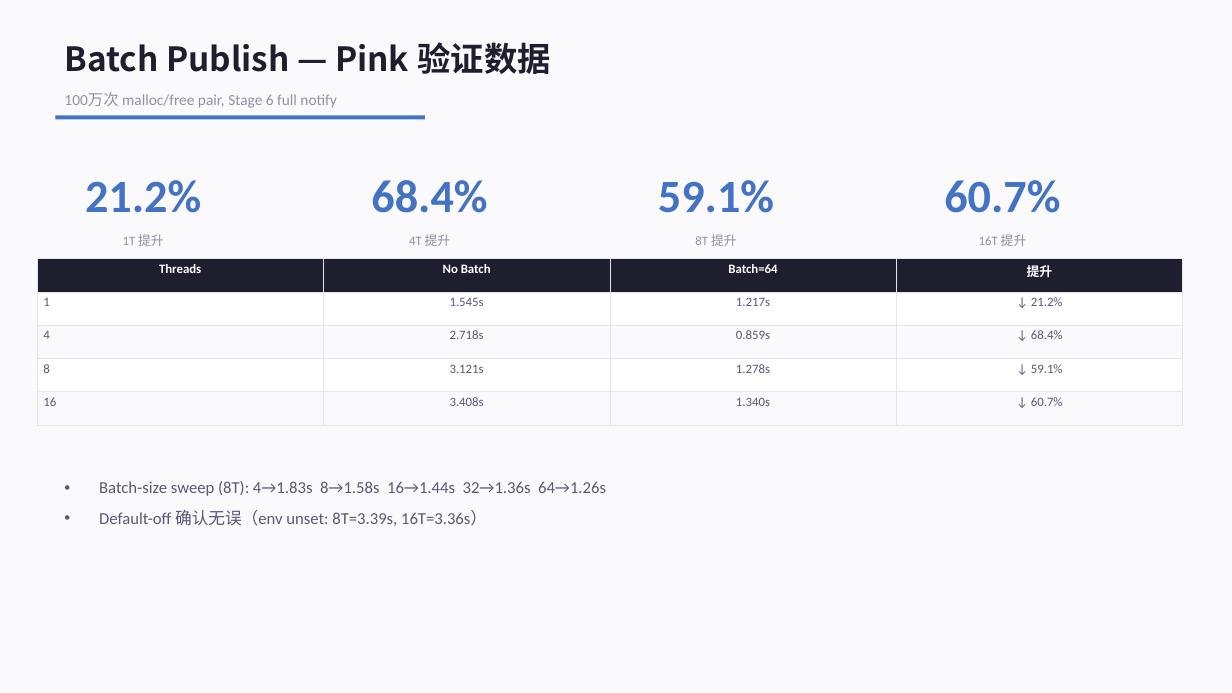
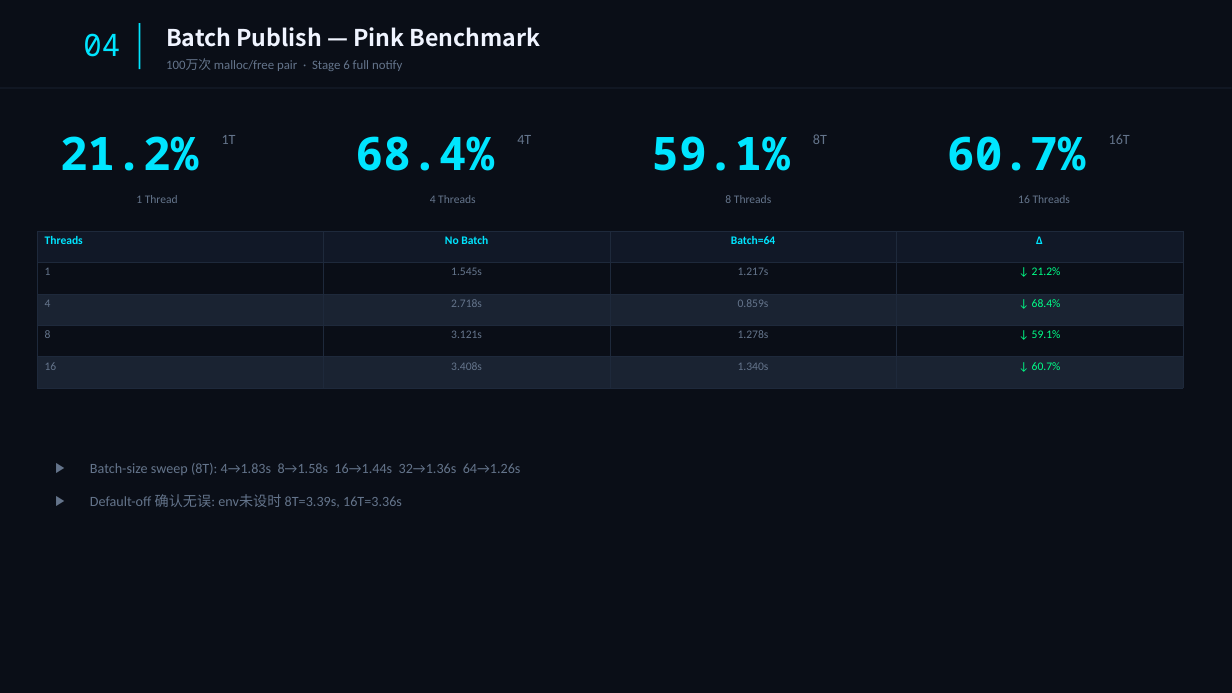
Before and after one commit to YiChiChen1106/Nativehook_linux_planb, a slide deck: slide 5 of presentation/native_hook_progress_2026-06-05.pptx. Drawn at 1232x693 pixels with LibreOffice and Linux fonts; fonts in the diff are those of the drawing. Boxes give left, top, right and bottom in pixels: in the first picture for what was removed or moved away, otherwise in the second. Text is boxed around its words. In the diff, an @@ line names an element or a change of style, - is before the commit and + after.

Commit message:
Redesign PPT v3: dark tech style with neon accents and Consolas

```diff
--- a/presentation/native_hook_progress_2026-06-05.pptx
+++ b/presentation/native_hook_progress_2026-06-05.pptx
@@ background #FAFAFC to #0A0E17 @@
@@ rectangle added at (x1=139, y1=23, x2=140, y2=69), fill #00E5FF @@
@@ text at (x1=166, y1=27, x2=541, y2=47): text changed; size 26 to 18 pt; text colour #1E1E2E to #F0F4FF @@
-Batch Publish — Pink 验证数据
+Batch Publish — Pink Benchmark
@@ text added at (x1=83, y1=33, x2=120, y2=57), 24 pt, text #00E5FF @@
+04
@@ text at (x1=166, y1=59, x2=402, y2=71): text changed; size 12 to 10 pt; text colour #9090A8 to #64748B @@
-100万次 malloc/free pair, Stage 6 full notify
+100万次 malloc/free pair · Stage 6 full notify
@@ rectangle added at (x1=0, y1=88, x2=1232, y2=89), fill #1E293B @@
@@ rectangle removed at (x1=55, y1=116, x2=425, y2=119) @@
@@ text "21.2%" moved from (x1=85, y1=180, x2=201, y2=213) to (x1=60, y1=136, x2=199, y2=171) @@
@@ text added at (x1=222, y1=135, x2=236, y2=144), 11 pt, text #64748B @@
+1T
@@ text "68.4%" moved from (x1=371, y1=180, x2=487, y2=213) to (x1=356, y1=136, x2=495, y2=171) @@
@@ text added at (x1=517, y1=135, x2=531, y2=144), 11 pt, text #64748B @@
+4T
@@ text "59.1%" moved from (x1=658, y1=180, x2=774, y2=213) to (x1=651, y1=136, x2=790, y2=171) @@
@@ text added at (x1=813, y1=134, x2=827, y2=144), 11 pt, text #64748B @@
+8T
@@ font Calibri to Noto Sans Mono, text colour #4472C4 to #00E5FF in 4 elements at (x1=356, y1=136, x2=495, y2=171), (x1=651, y1=136, x2=790, y2=171), (x1=60, y1=136, x2=199, y2=171), (x1=947, y1=136, x2=1086, y2=171) @@
@@ text "60.7%" moved from (x1=944, y1=180, x2=1060, y2=213) to (x1=947, y1=136, x2=1086, y2=171) @@
@@ text added at (x1=1109, y1=134, x2=1130, y2=144), 11 pt, text #64748B @@
+16T
@@ text added at (x1=136, y1=195, x2=178, y2=203), 9 pt, text #64748B @@
+1 Thread
@@ text added at (x1=430, y1=195, x2=475, y2=203), 9 pt, text #64748B @@
+4 Threads
@@ text added at (x1=725, y1=195, x2=771, y2=203), 9 pt, text #64748B @@
+8 Threads
@@ text added at (x1=1018, y1=195, x2=1070, y2=203), 9 pt, text #64748B @@
+16 Threads
@@ table at (x1=37, y1=231, x2=1183, y2=374) @@
-row 1, column 4: 提升
+row 1, column 4: Δ
@@ fill #1E1E2E to #111827 in row 1 @@
@@ fill #FFFFFF to #0A0E17 in 8 cells @@
@@ fill #FAFAFC to #1A2332 in 8 cells @@
@@ size 10 to 9 pt @@
@@ text colour #FFFFFF to #00E5FF in "Threads", "No Batch", "Batch=64" @@
@@ text colour #585878 to #64748B in "1", "1.545s", "1.217s", "4" and 8 more places @@
@@ text colour #585878 to #00FF88 in "↓ 21.2%", "↓ 68.4%", "↓ 59.1%", "↓ 60.7%" @@
@@ alignment centre to left @@
@@ borders changed @@
@@ table resized from (x1=37, y1=259, x2=1183, y2=410) to (x1=37, y1=231, x2=1183, y2=374) @@
@@ text removed at (x1=123, y1=234, x2=164, y2=246) @@
-1T 提升
@@ text removed at (x1=409, y1=234, x2=451, y2=246) @@
-4T 提升
@@ text removed at (x1=695, y1=234, x2=737, y2=246) @@
-8T 提升
@@ text removed at (x1=979, y1=234, x2=1027, y2=246) @@
-16T 提升
@@ text "Batch-size sweep (8T): 4→1.83s 8→1.58s ..." moved from (x1=99, y1=481, x2=606, y2=526) to (x1=90, y1=463, x2=521, y2=508) @@
@@ text at (x1=90, y1=463, x2=521, y2=475): size 13 to 11 pt, text colour #585878 to #64748B in "Batch-size sweep (8T): 4→1.83s 8→1.58s 16→1.44s 32→1.36s ..."; bullet • to ▶; line spacing 24pt to 22pt; more space between paragraphs @@
@@ text at (x1=90, y1=494, x2=402, y2=508): text changed; size 13 to 11 pt; text colour #585878 to #64748B @@
-• Default-off 确认无误（env unset: 8T=3.39s, 16T=3.36s）
+▶ Default-off 确认无误: env未设时 8T=3.39s, 16T=3.36s
```
Also in this commit, not shown: 8 other slides changed, 1 slide added, 1 slide removed, 1 other file.
